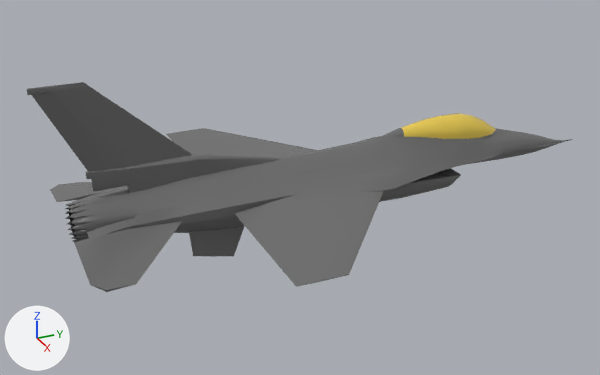
The Blender file Environment/Object Files/F-16/F-16 retoplology.blend, before and after one commit.
Camera for both pictures: a camera (50 mm lens) standing at (89.0, -53.7, 41.5) and looking at (-0.5, -13.5, -3.3). The lights are fixed; the arrows at lower left show +X, +Y and +Z.

The scene before the commit, as lines of its bpy script (objects in view):
```python
me_cube_011 = bpy.data.meshes.new('Cube.011')
me_cube_011.from_pydata(...)  # 5564 vertices, 5513 faces; spans x -23.5..23.5, y -45.4..30.8, z -9.0..14.4
me_cube_011.polygons.foreach_set('use_smooth', [True] * 5513)
# faces by material slot: [5188, 81, 244]
me_cube_011.materials.append(mat_metal_material)  # dark grey #6c6c6c
me_cube_011.materials.append(mat_glass)  # yellow #e7c950
me_cube_011.materials.append(mat_thruster_inside)  # black #0d0d0d
ob_f_16 = bpy.data.objects.new('F-16', me_cube_011)
ob_f_16.location = (0.0, 0.0, 0.0)
```
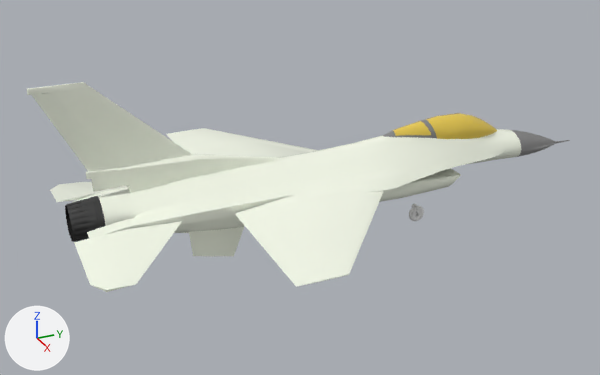
Changed parts and their boxes [x1, y1, x2, y2] in the pictures (600 x 375 px; the box of a moved part takes in the faces that stretch with it):
'F-16', reshaped: before [27, 82, 573, 292]; after [27, 82, 570, 292]
'Frount Wheel', added: after [409, 206, 424, 221]
part 1 of me_cube_011, moved or reshaped: before [59, 116, 573, 292]; after [28, 82, 570, 292]
part 2 of me_cube_011, recoloured (grey to white): [33, 87, 498, 292] in both
part 3 of me_cube_011, recoloured: [69, 201, 87, 241] in both

Edits to the bpy script that builds the scene:
```text
Add mat_rear_material:
    mat_rear_material = principled_material('Rear Material')
    mat_rear_material.base_color = (0.0319, 0.0319, 0.0319)  # black #323232
Add mat_body_material:
    mat_body_material = principled_material('Body Material')
    mat_body_material.base_color = (0.954, 1.0, 0.859)  # white #faffee
    mat_body_material.roughness = 0.219
Change me_cube_011:
    used by ob_f_16; location = (0.0, 0.0, 0.0)
    remove me_cube_011.from_pydata(...)  # 5564 vertices, 5513 faces; spans x -23.5..23.5, y -45.4..30.8, z -9.0..14.4
    add me_cube_011.from_pydata(...)  # 5945 vertices, 5882 faces, 3 loose edges; spans x -23.5..23.5, y -45.4..30.8, z -9.0..14.4
    me_cube_011 part 1: 760 vertices moved from x -15.6..15.6, y -42.6..29.0, z -6.8..3.9 to x -15.6..15.6, y -42.9..29.0, z -6.8..3.9; 656 vertices removed from x -3.6..3.6, y -42.9..30.8, z -5.6..3.3; 1037 vertices added at x -4.5..4.5, y -45.4..30.3, z -6.7..14.4
    me_cube_011 part 2: 2970 faces spanning x -23.5..23.5, y -45.4..19.3, z -9.0..14.4 switch from mat_metal_material (dark grey #6c6c6c) to mat_body_material (white #faffef)
    me_cube_011 part 3: 200 faces spanning x -2.3..2.3, y -42.9..-40.0, z -4.4..0.4 switch from mat_metal_material (dark grey #6c6c6c) to mat_rear_material (black #323232)
Add me_torus:
    me_torus.from_pydata(...)  # 494 vertices, 492 faces; spans x -1.24..1.24, y -1.21..1.27, z -0.3..0.35
Add ob_frount_wheel:
    ob_frount_wheel = bpy.data.objects.new('Frount Wheel', me_torus)
    ob_frount_wheel.location = (-0.17, 4.37, -10.47)
    ob_frount_wheel.rotation_euler = (-3.142, 1.571, 0.0)  # degrees (-180, 90, 0)
    ob_frount_wheel.scale = (0.937, 0.937, 1.35)
```
